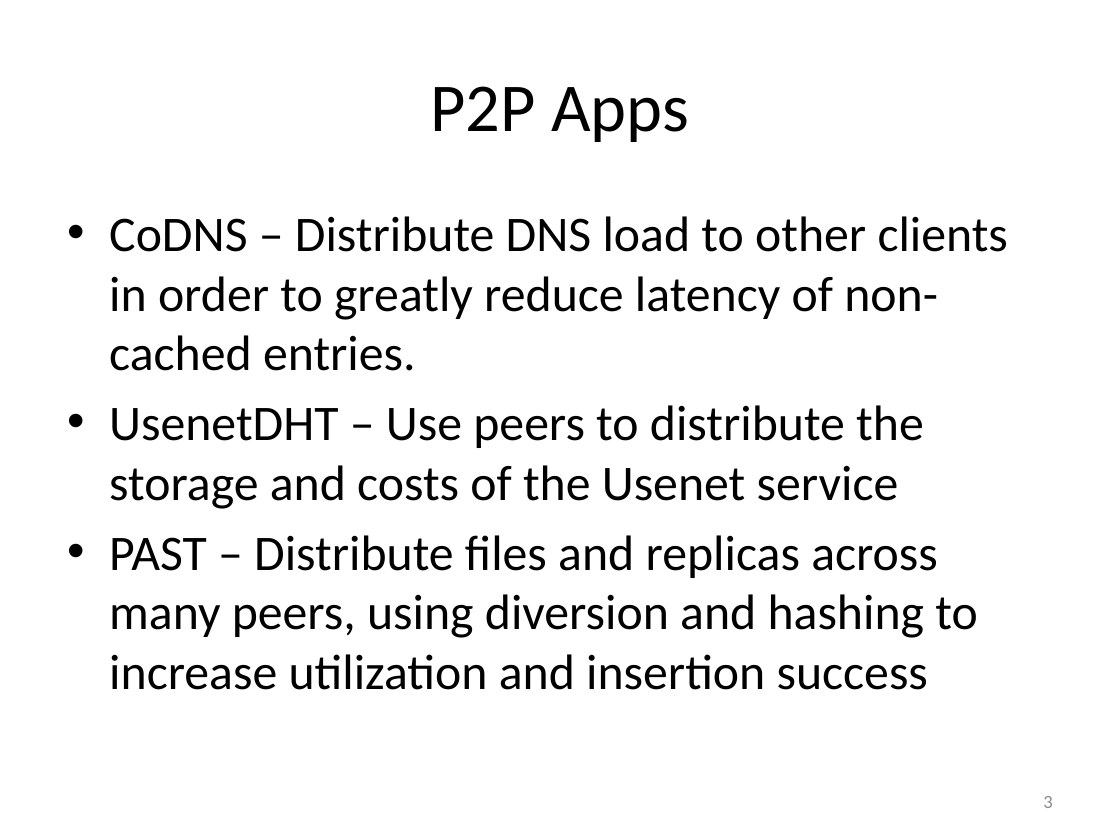
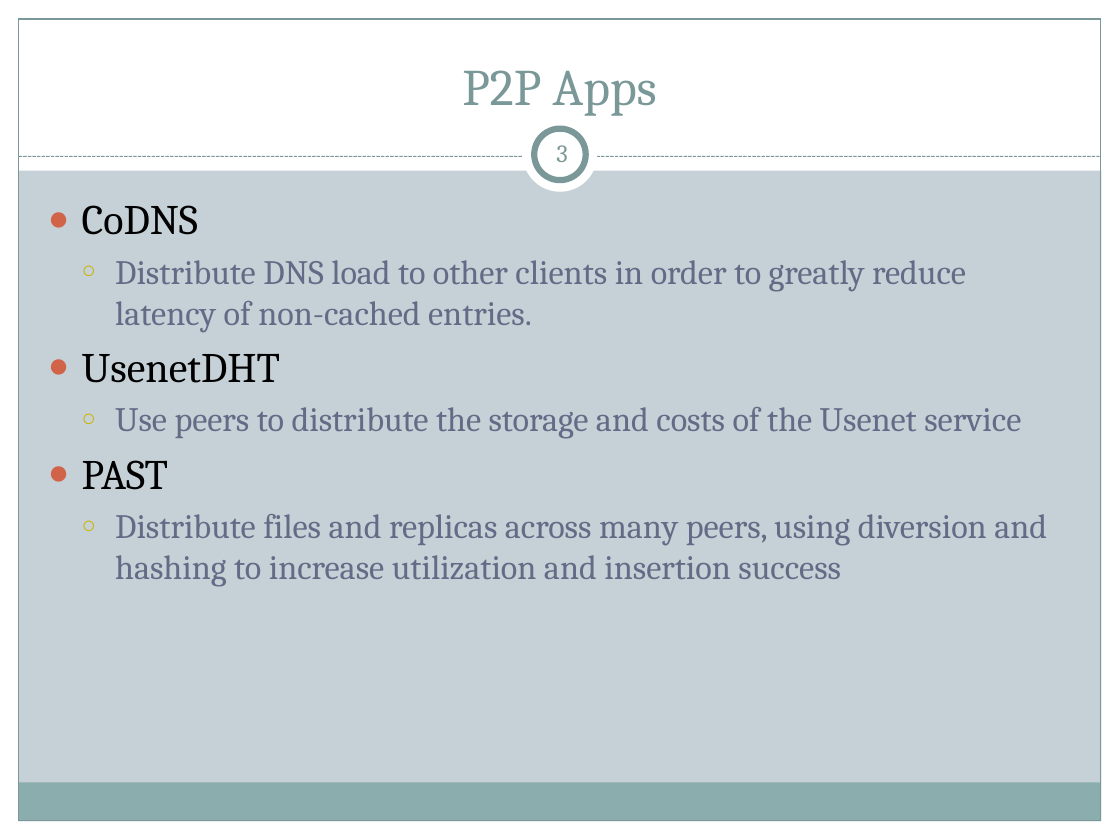
Before and after one commit to cs525-koala/documents, a slide deck: slide 3 of p2p/P2P Apps.pptx. Drawn at 1120x840 pixels with LibreOffice and Linux fonts; fonts in the diff are those of the drawing. Boxes give left, top, right and bottom in pixels: in the first picture for what was removed or moved away, otherwise in the second. Text is boxed around its words. In the diff, an @@ line names an element or a change of style, - is before the commit and + after.

Commit message:
presentation: changed theme, going through codns slides first

```diff
--- a/p2p/P2P Apps.pptx
+++ b/p2p/P2P Apps.pptx
@@ background #FFFFFF to #C5D1D7 @@
@@ rectangle added at (0,0,1120,170), fill #FFFFFF @@
@@ rectangle added at (0,0,19,840), fill #FFFFFF @@
@@ rectangle added at (19,19,1101,821), outline #7C999A 0.75 pt @@
@@ title "P2P Apps": place and size @@
-title "P2P Apps" at (430,86,689,142)
+title "P2P Apps" at (462,70,657,116)
@@ title "P2P Apps" at (462,70,657,116): size 44 to 33 pt, font Calibri to Cambria, text colour #000000 to #7C999A; vertical alignment middle to bottom @@
@@ rectangle added at (1101,0,1120,840), fill #FFFFFF @@
@@ ellipse added at (523,118,598,193), fill #FFFFFF @@
@@ page number: place and size @@
-page number at (1043,796,1052,808)
+page number at (556,145,567,162)
@@ page number at (556,145,567,162): size 12 to 16 pt, font Calibri to Cambria, text colour #8C8C8C to #7C999A; alignment right to centre @@
@@ ellipse added at (534,129,586,180), fill #FFFFFF, outline #7C999A 4 pt @@
@@ line added from (19, 157) to (1101, 157), #7C999A 0.75 pt dashed @@
@@ text at (82,205,1047,587): text changed; size 32 to 22 pt; font Calibri to Cambria; text colour #000000 to #646B86 @@
-• CoDNS – Distribute DNS load to other clients in order to greatly reduce latency of non-cached entries.
-• UsenetDHT – Use peers to distribute the storage and costs of the Usenet service
-• PAST – Distribute files and replicas across many peers, using diversion and hashing to increase utilization and insertion success
+● CoDNS
+  ○ Distribute DNS load to other clients in order to greatly reduce latency of non-cached entries.
+● UsenetDHT
+  ○ Use peers to distribute the storage and costs of the Usenet service
+● PAST
+  ○ Distribute files and replicas across many peers, using diversion and hashing to increase utilization and insertion success
@@ rectangle added at (18,783,1100,821), fill #8CADAE @@
@@ rectangle added at (0,821,1120,840), fill #FFFFFF @@
```
Also in this commit, not shown: 17 other slides changed, 1 slide added.
